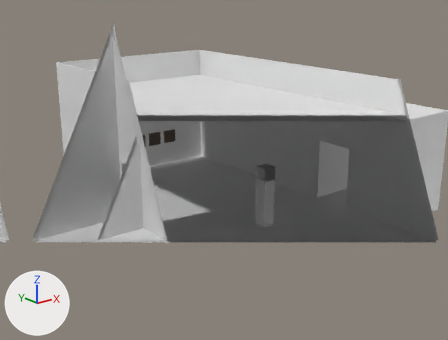
Two versions of the glTF model public/levels/room5555-right.glb, one commit apart.
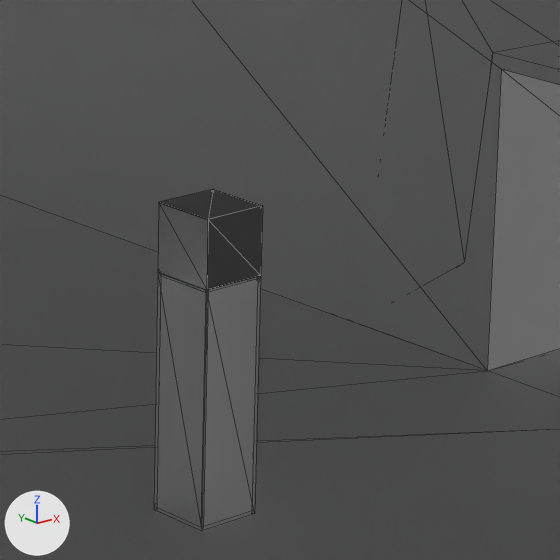
Old and new are each drawn from a 50 mm lens placed at (-42.15, -9.94, 14.38), pointed at (-19.95, 17.81, 3.28) and again close up on the part from 50% to 74% of the width and 38% to 68% of the height. The lights are fixed; the arrows at lower left show +X, +Y and +Z. The older version's two pictures come first. The close-ups show mesh edges as thin lines. Everything nearer to the camera than a plane just in front of the edit is cut away. Where no turn or scale is listed for an object, it has been applied to the vertices. Vertices at exactly the same position are counted once.

Script lines for the objects in view, before the commit:
```python
me_cube_002 = bpy.data.meshes.new('Cube.002')
me_cube_002.from_pydata(...)  # 24 vertices, 44 faces; spans x -0.405..0.405, y -0.405..0.405, z -0.405..0.405
me_cube_002.materials.append(mat_material_014)  # grey #979797
me_cube_004 = bpy.data.meshes.new('Cube.004')
me_cube_004.from_pydata(...)  # 48 vertices, 88 faces; spans x -0.41..0.41, y -0.41..0.41, z -1.64..1.2
me_cube_004.materials.append(mat_glass)  # white #e7e7e7
me_mesh_017 = bpy.data.meshes.new('Mesh.017')
me_mesh_017.from_pydata(...)  # 348 vertices, 764 faces; spans x -86.7..-12.0, y -14.9..14.6, z -1.6..12.2
# faces by material slot: [656, 108]
me_mesh_017.materials.append(mat_material_003)  # white #e7e7e7
me_mesh_017.materials.append(mat_floor)  # white #e7e7e7
ob_cube = bpy.data.objects.new('Cube', me_cube_002)
ob_cube.location = (-18.32, 15.93, 3.25)
ob_plinth = bpy.data.objects.new('Plinth', me_cube_004)
ob_plinth.location = (-18.32, 15.93, 1.65)
ob_room = bpy.data.objects.new('Room', me_mesh_017)
ob_room.location = (7.9, 15.93, 0.0)
```
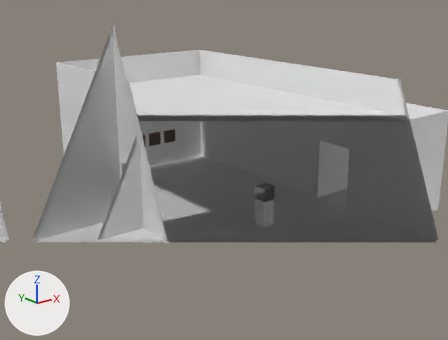
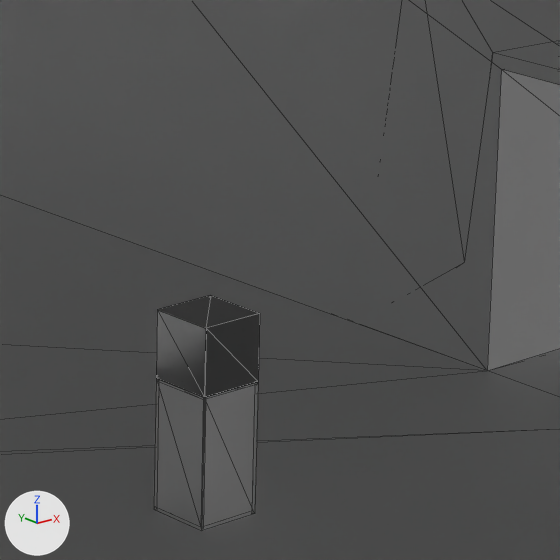
Boxes [x1, y1, x2, y2] around the edits, measured in the close-ups (560 x 560 px):
'Plinth', reshaped (41% shorter)
    before: [154, 272, 261, 531]
    after: [154, 378, 258, 531]
'Cube', moved
    before: [158, 189, 263, 290]
    after: [156, 295, 260, 397]

The edits, one by one:
me_cube_004 is used by ob_plinth; location (-18.32, 15.93, 1.65).
me_cube_004 had 48 vertices, 88 faces and spanned x -0.41..0.41, y -0.41..0.41, z -1.64..1.2.
me_cube_004 now has 48 vertices, 88 faces and spans x -0.41..0.41, y -0.41..0.41, z -1.64..-0.05.
me_cube_004 part 1: all 24 vertices in x -0.41..0.41, y -0.41..0.41, z 1.16..1.2 are moved by (0.0, 0.0, -1.25).
Object 'Cube' (ob_cube) moves from (-18.32, 15.93, 3.25) to (-18.32, 15.93, 2.0).
